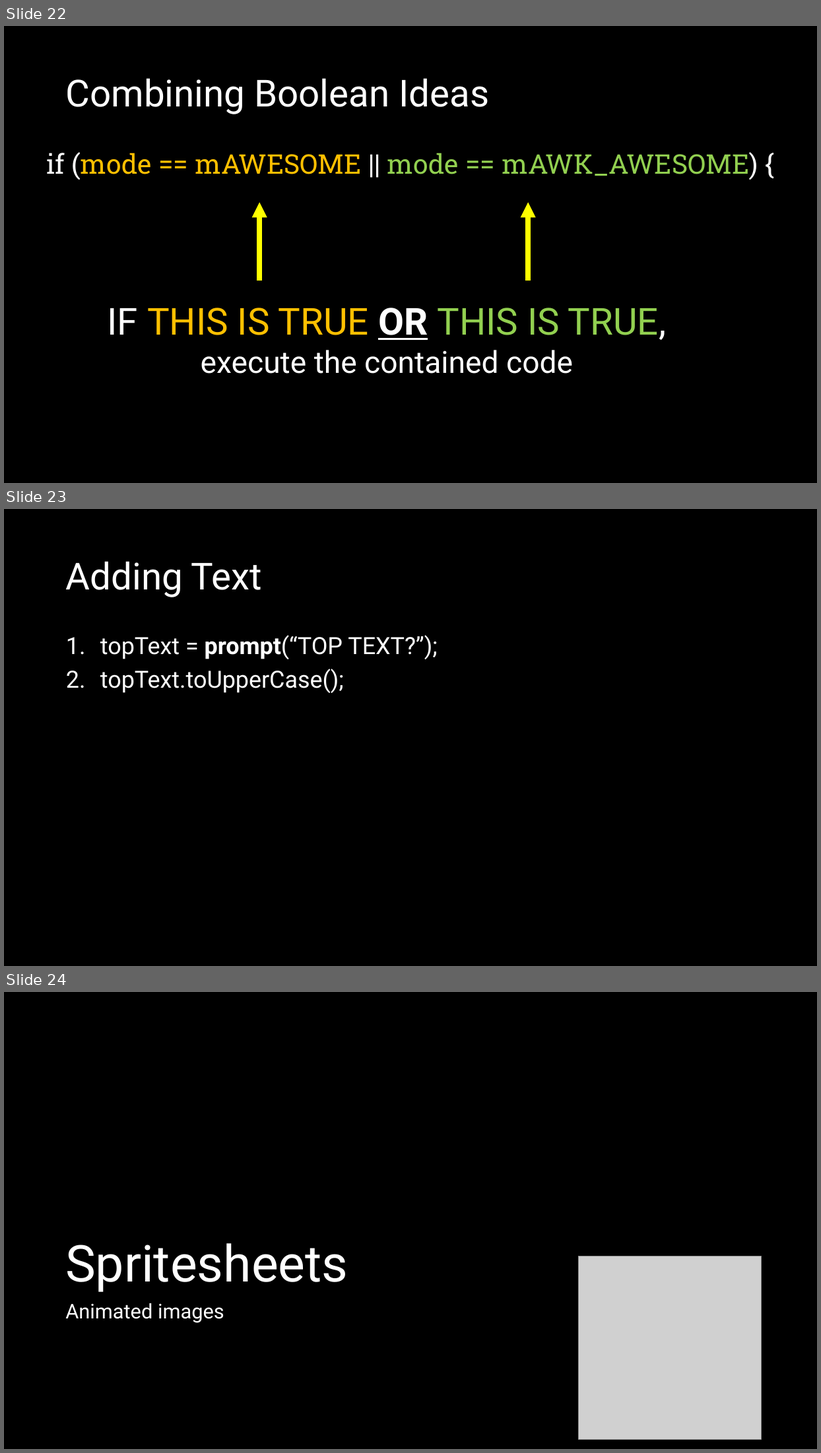
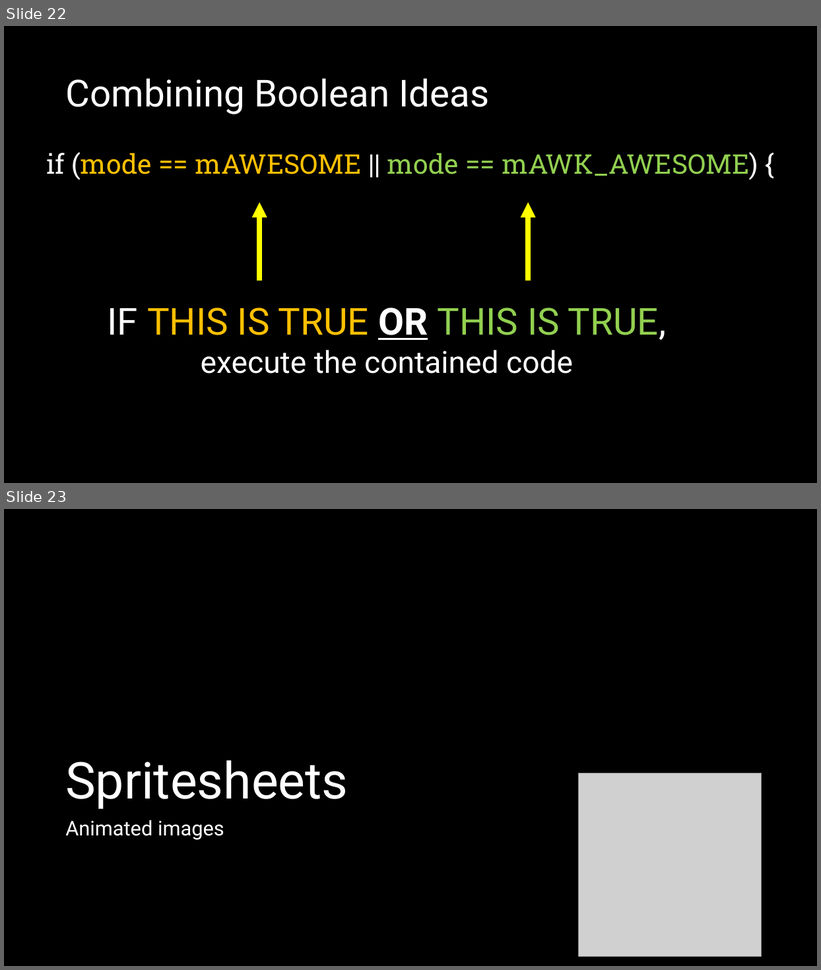
Before and after one commit to crhallberg/IMM120, a slide deck: Presentations/2018-10-01 - Event and Media.pptx. Shown one above the other, each under a label of ours: slides 22, 23 and 24 before the commit, slides 22 and 23 after it. The pictures are 821x1453 and 821x970 pixels, drawn with LibreOffice and Linux fonts; fonts in the diff are those of the drawing; grey boxes stand for pictures. Boxes give left, top, right and bottom in pixels: in the first picture for what was removed or moved away, otherwise in the second. Text is boxed around its words. In the diff, an @@ line names an element or a change of style, - is before the commit and + after.

```diff
--- a/Presentations/2018-10-01 - Event and Media.pptx
+++ b/Presentations/2018-10-01 - Event and Media.pptx
@@ slide 23 removed at <box>4,509,817,966</box>, background #000000 @@
@@ title removed at <box>66,561,262,597</box> @@
-Adding Text
@@ text removed at <box>100,635,438,693</box> @@
-1. topText = prompt(“TOP TEXT?”);
-2. topText.toUpperCase();
@@ what was slide 24 is now slide 23 @@
```
Also in this commit, not shown: 2 slides changed, 2 slides added, 1 other file.
